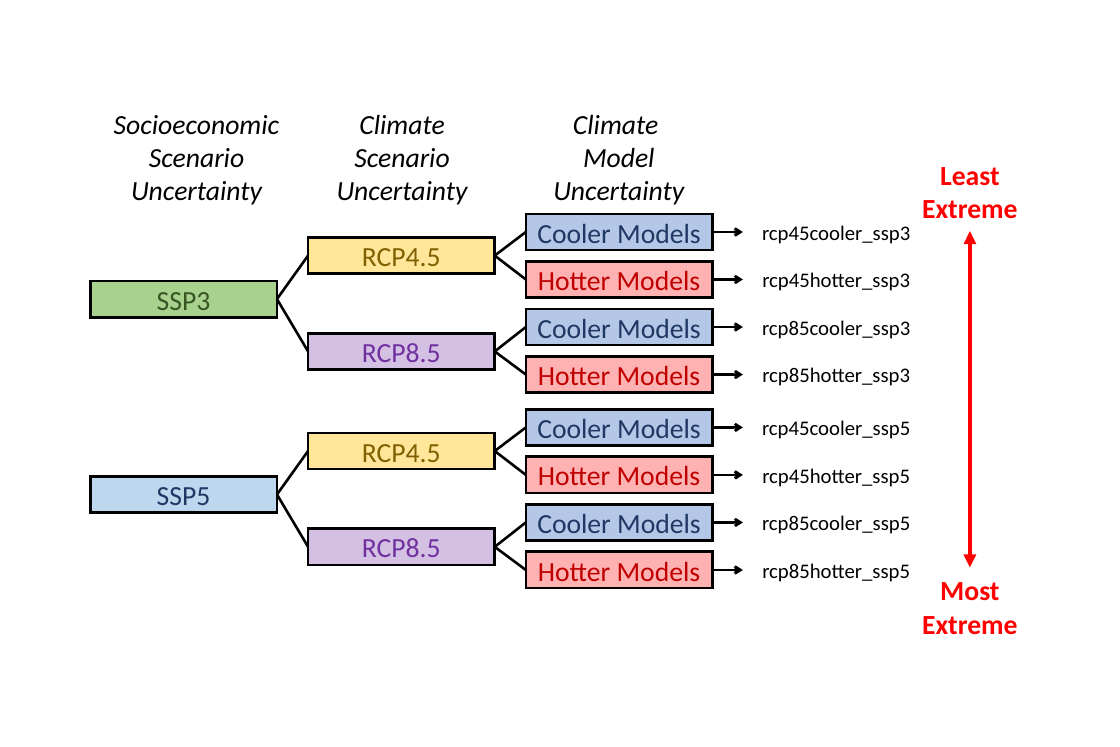
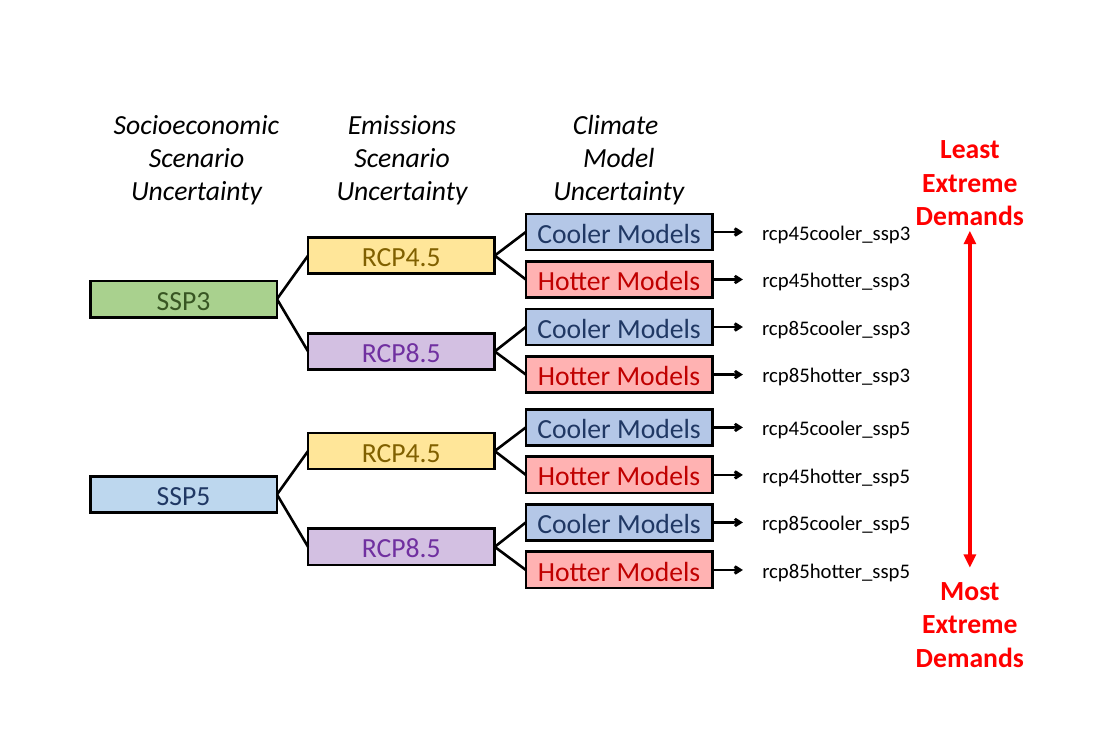
Before and after one commit to IMMM-SFA/burleyson-etal_2024_applied_energy, a slide deck: slide 1 of figures/Scenarios.pptx. Drawn at 1120x747 pixels with LibreOffice and Linux fonts; fonts in the diff are those of the drawing. Boxes give left, top, right and bottom in pixels: in the first picture for what was removed or moved away, otherwise in the second. Text is boxed around its words. In the diff, an @@ line names an element or a change of style, - is before the commit and + after.

Commit message:
Updated scenarios figure

```diff
--- a/figures/Scenarios.pptx
+++ b/figures/Scenarios.pptx
@@ text at box(337, 115, 468, 205): text changed @@
-Climate Scenario Uncertainty
+Emissions Scenario Uncertainty
@@ text "Least Extreme": place and size @@
-text "Least Extreme" at box(922, 167, 1018, 219)
+text "Least Extreme" at box(916, 140, 1024, 232)
@@ text at box(916, 205, 1024, 232): paragraph added @@
+Demands
@@ text at box(916, 647, 1024, 668): paragraph added @@
+Demands
```
Also in this commit, not shown: 1 slide added, 2 other files.
